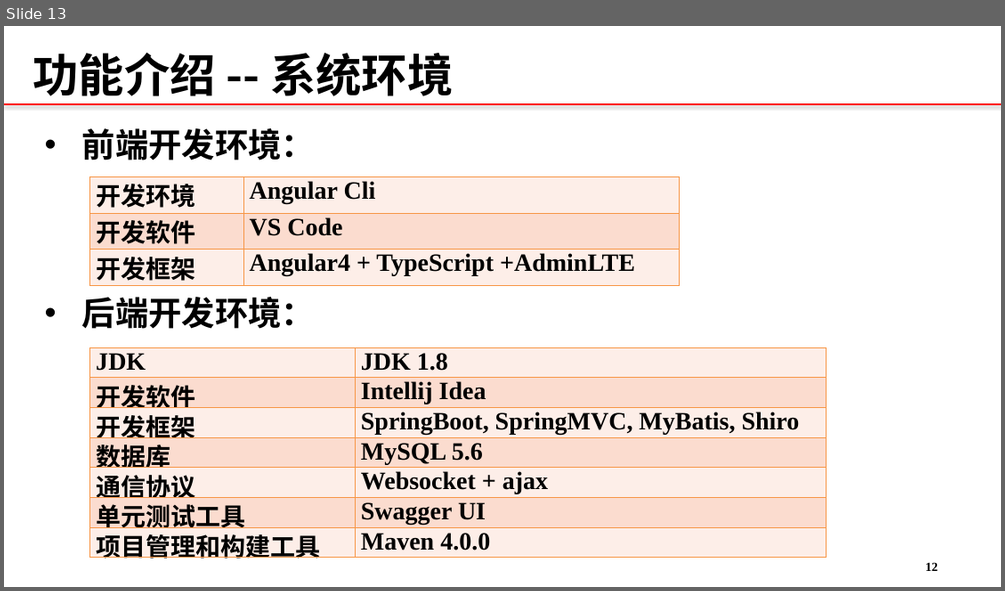
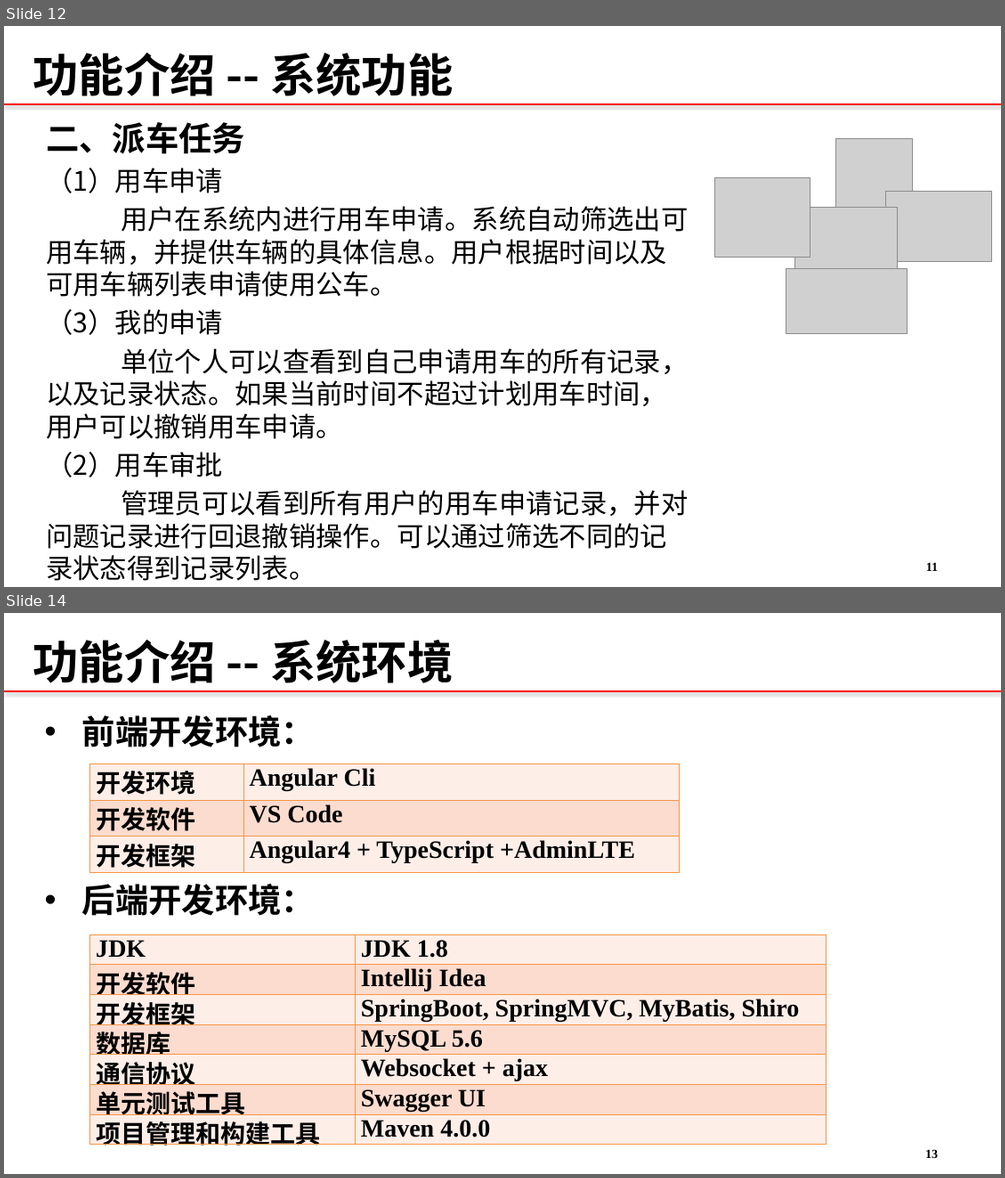
Before and after one commit to 12301068JiangDongyu/Uplan, a slide deck: doc/联通公务车管理系统.pptx. Shown one above the other, each under a label of ours: slide 13 before the commit, slides 12 and 14 after it; the slides between them are not shown. The pictures are 1005x591 and 1005x1178 pixels, drawn with LibreOffice and Linux fonts; fonts in the diff are those of the drawing; grey boxes stand for pictures; background and template pictures are left out. Boxes give left, top, right and bottom in pixels: in the first picture for what was removed or moved away, otherwise in the second. Text is boxed around its words. In the diff, an @@ line names an element or a change of style, - is before the commit and + after.

Commit message:
项目文档以及ppt介绍用车申请以及审核

```diff
--- a/doc/联通公务车管理系统.pptx
+++ b/doc/联通公务车管理系统.pptx
@@ slide 12 added at (x1=4, y1=26, x2=1001, y2=587), background #FFFFFF; not listed: 1 template element that a slide beside it also shows @@
@@ text added at (x1=32, y1=53, x2=453, y2=96), 44 pt, text #000000, bold @@
+功能介绍 -- 系统功能
@@ text added at (x1=46, y1=122, x2=688, y2=580), 26 pt, text #000000 @@
+二、派车任务
+（1）用车申请
+用户在系统内进行用车申请。系统自动筛选出可用车辆，并提供车辆的具体信息。用户根据时间以及可用车辆列表申请使用公车。
+（3）我的申请
+单位个人可以查看到自己申请用车的所有记录，以及记录状态。如果当前时间不超过计划用车时间，用户可以撤销用车申请。
+（2）用车审批
+管理员可以看到所有用户的用车申请记录，并对问题记录进行回退撤销操作。可以通过筛选不同的记录状态得到记录列表。
@@ group added at (x1=715, y1=138, x2=992, y2=333): 5 pictures @@
@@ page number added at (x1=926, y1=562, x2=938, y2=571), 12 pt, text #000000, bold @@
+11
@@ what was slide 13 is now slide 14 @@
@@ page number at (x1=925, y1=1149, x2=938, y2=1158): text changed @@
-12
+13
```
Also in this commit, not shown: 1 slide changed, 1 other file.
